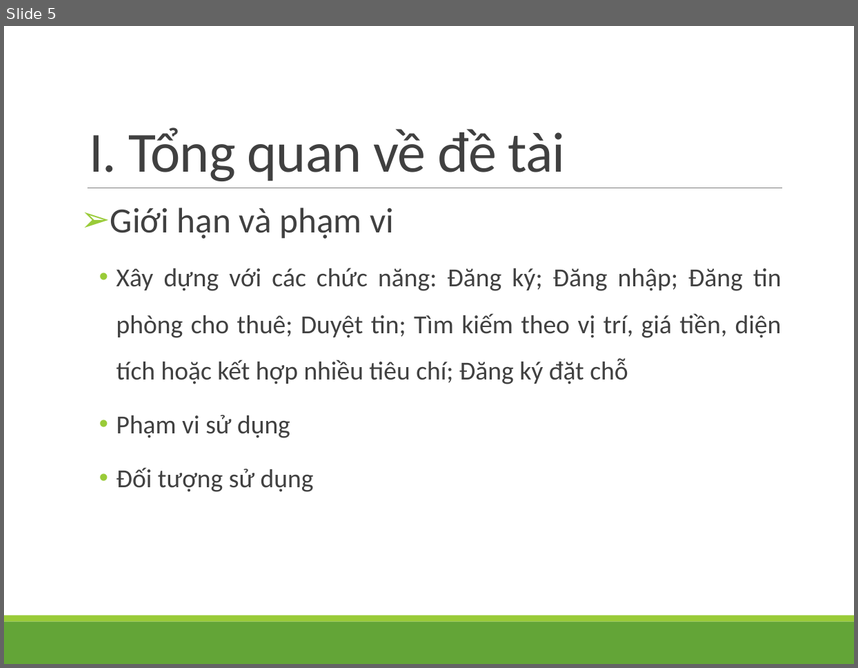
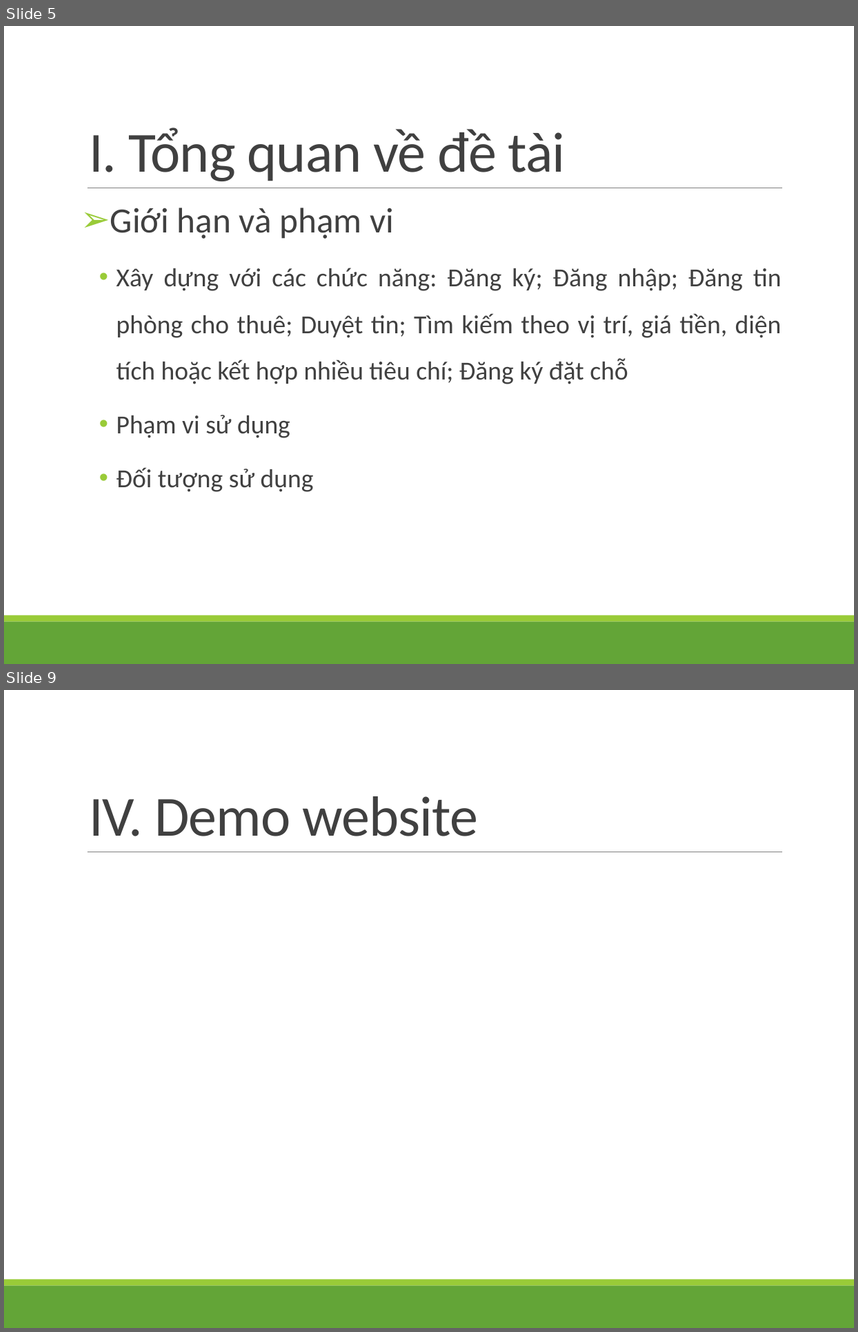
Before and after one commit to anhkhoa289/NhaTro, a slide deck: document/ThuyetMinh/TM.pptx. Shown one above the other, each under a label of ours: slide 5 before the commit, slides 5 and 9 after it; the slides between them are not shown. The pictures are 858x668 and 858x1332 pixels, drawn with LibreOffice and Linux fonts; fonts in the diff are those of the drawing. Boxes give left, top, right and bottom in pixels: in the first picture for what was removed or moved away, otherwise in the second. Text is boxed around its words. In the diff, an @@ line names an element or a change of style, - is before the commit and + after.

```diff
--- a/document/ThuyetMinh/TM.pptx
+++ b/document/ThuyetMinh/TM.pptx
@@ slide 9 added at bbox=[4, 690, 854, 1328], background #FFFFFF; not listed: 3 template elements that a slide beside it also shows @@
@@ title added at bbox=[89, 796, 478, 836], 48 pt, text #404040 @@
+IV. Demo website
```
Also in this commit, not shown: 2 slides changed, 3 other slides added, 1 slide removed, 11 other files.
